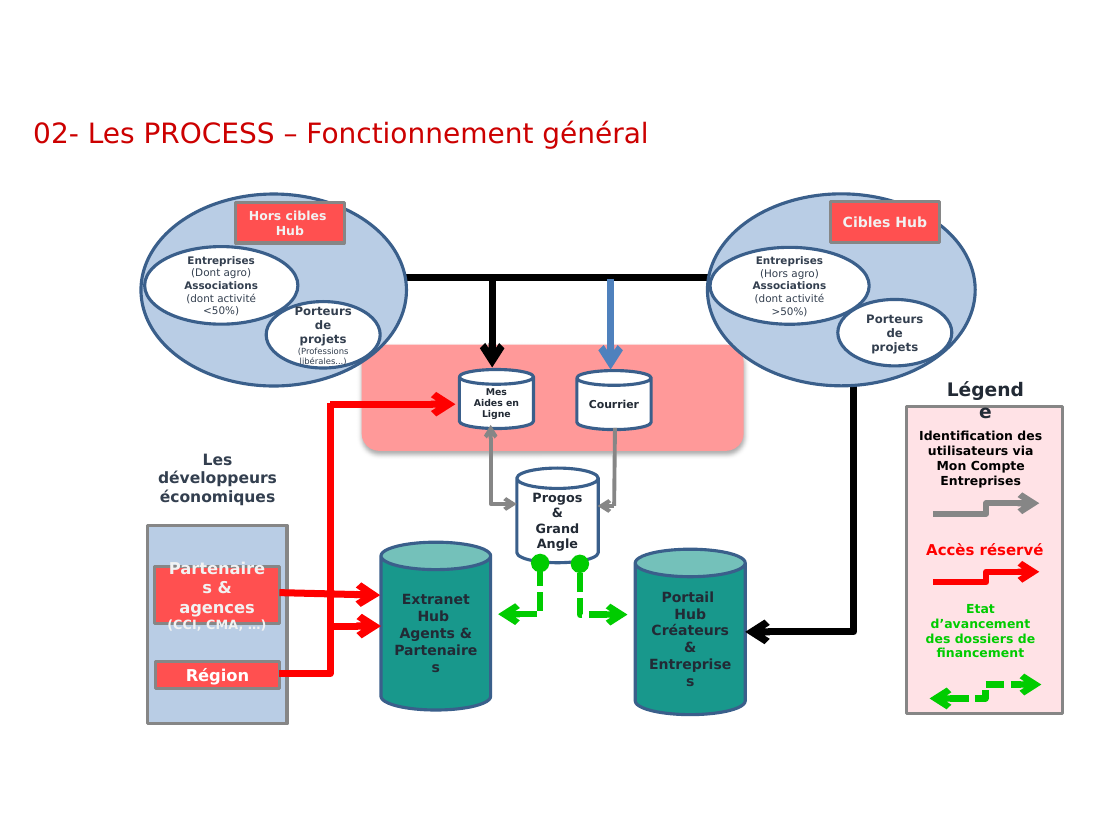
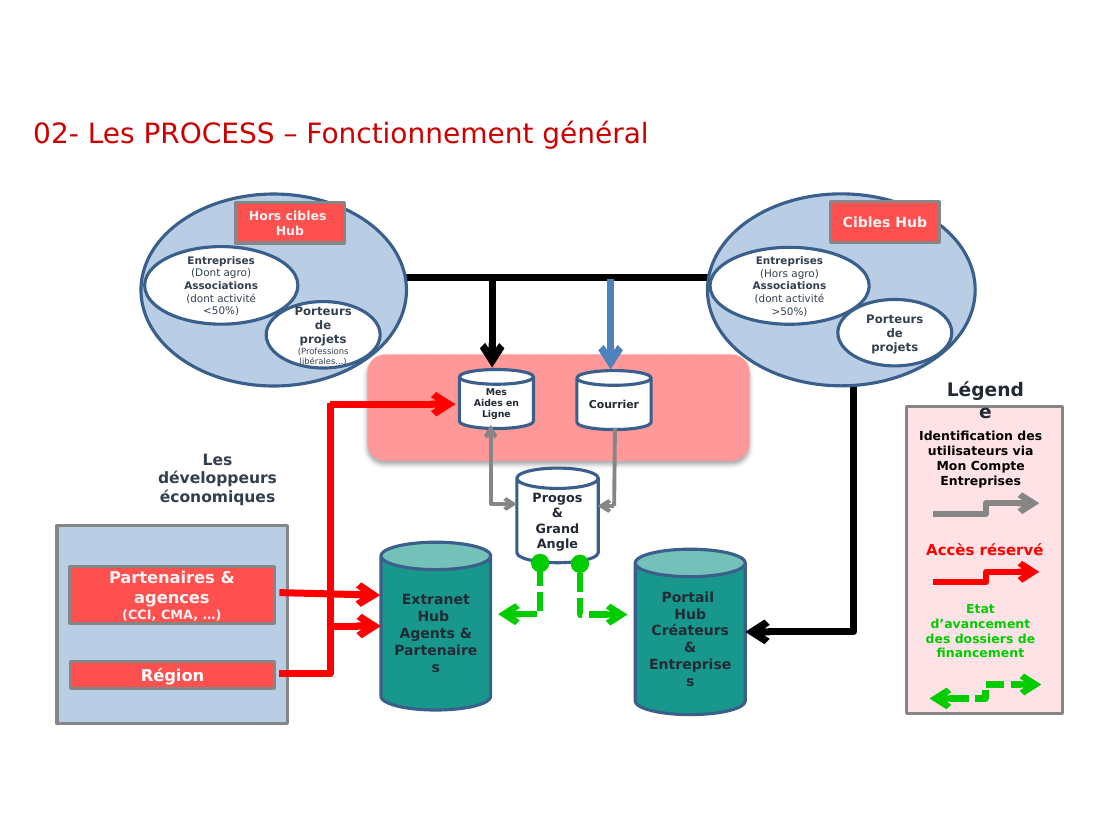
Before and after one commit to MaTromatet/Rapports, a slide deck: slide 15 of Dossier Technique/Ressources hub/2 - Hub Entreprendre/Présentation Fonctionnelle/REGION PTF Entreprise- Anne Depaepe 04112021.pptx. Drawn at 1120x840 pixels with LibreOffice and Linux fonts; fonts in the diff are those of the drawing; background and template pictures are left out. Boxes give left, top, right and bottom in pixels: in the first picture for what was removed or moved away, otherwise in the second. Text is boxed around its words. In the diff, an @@ line names an element or a change of style, - is before the commit and + after.

```diff
--- a/Dossier Technique/Ressources hub/2 - Hub Entreprendre/Présentation Fonctionnelle/REGION PTF Entreprise- Anne Depaepe 04112021.pptx
+++ b/Dossier Technique/Ressources hub/2 - Hub Entreprendre/Présentation Fonctionnelle/REGION PTF Entreprise- Anne Depaepe 04112021.pptx
@@ rounded rectangle moved from (x1=362, y1=345, x2=744, y2=451) to (x1=367, y1=355, x2=749, y2=461) @@
@@ rectangle resized from (x1=147, y1=525, x2=287, y2=724) to (x1=57, y1=525, x2=287, y2=724) @@
@@ rectangle "Partenaires & agences" resized from (x1=155, y1=566, x2=279, y2=623) to (x1=69, y1=566, x2=274, y2=623) @@
@@ rectangle "Région" resized from (x1=156, y1=662, x2=280, y2=689) to (x1=71, y1=662, x2=274, y2=689) @@
```
Also in this commit, not shown: 12 other files.
